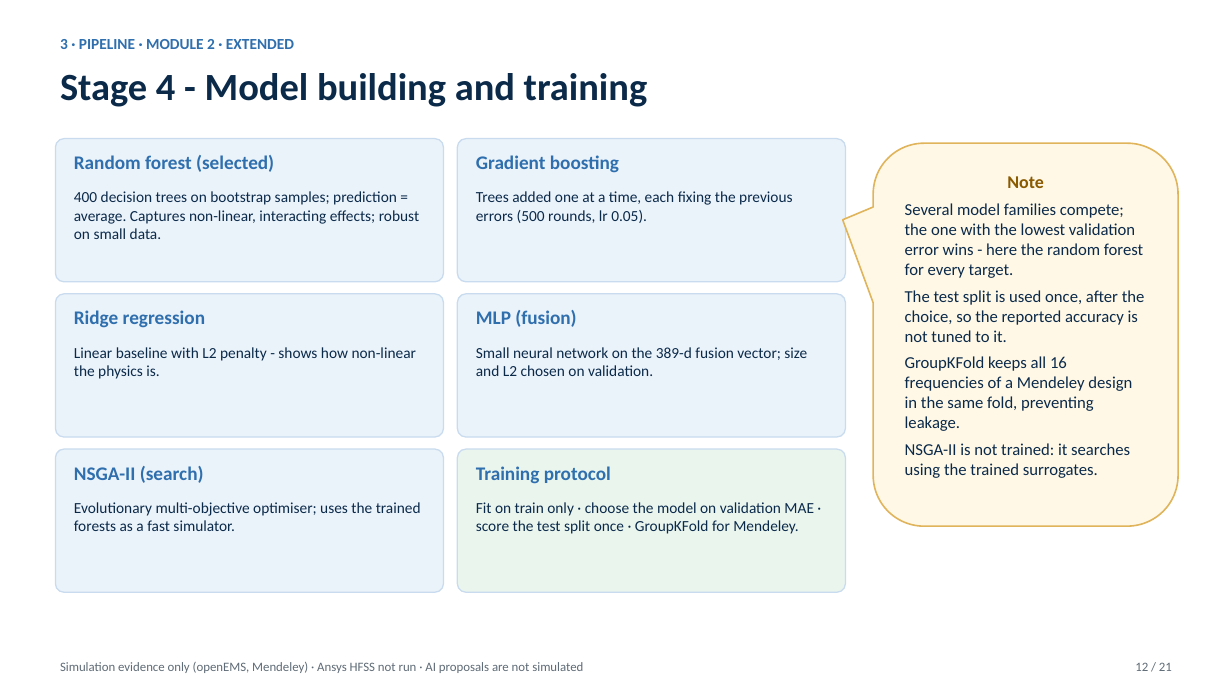
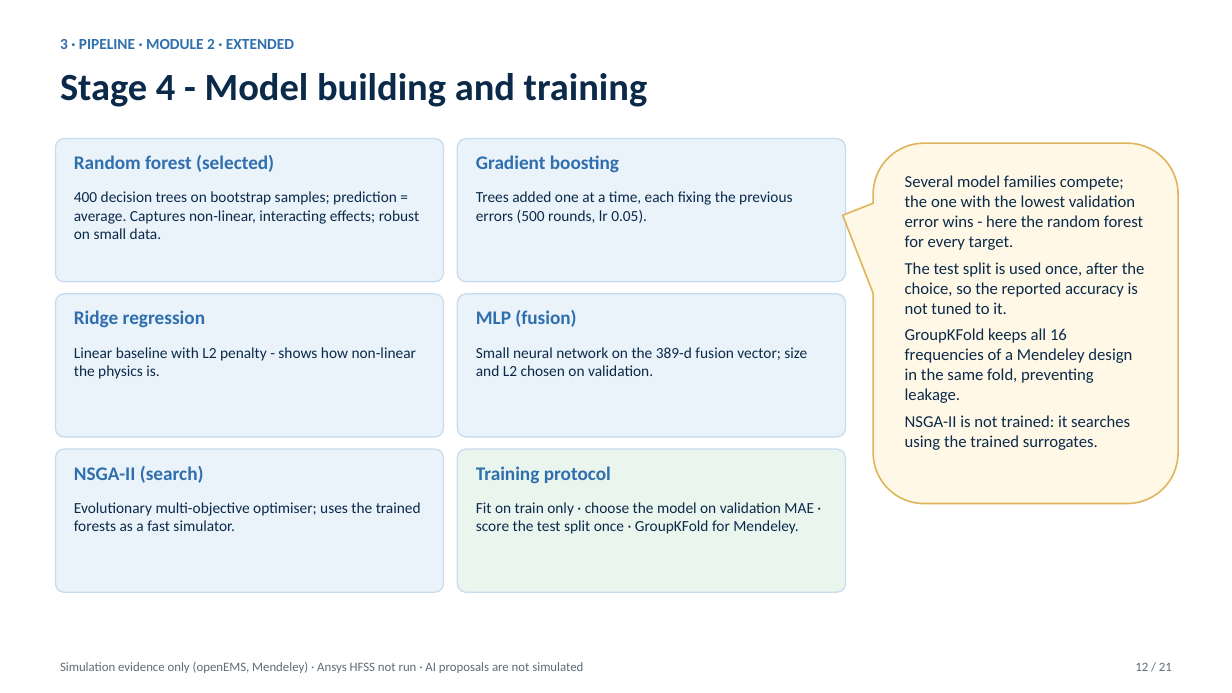
Before and after one commit to rathiabeth-sudo/902---Module-2, a slide deck: slide 12 of presentations/module2_extended_presentation.pptx. Drawn at 1232x693 pixels with LibreOffice and Linux fonts; fonts in the diff are those of the drawing. Boxes give left, top, right and bottom in pixels: in the first picture for what was removed or moved away, otherwise in the second. Text is boxed around its words. In the diff, an @@ line names an element or a change of style, - is before the commit and + after.

```diff
--- a/presentations/module2_extended_presentation.pptx
+++ b/presentations/module2_extended_presentation.pptx
@@ rounded speech box "Several model families compete; the ...": place and size @@
-rounded speech box "Several model families compete; the ..." at [873, 143, 1178, 526]
+rounded speech box "Several model families compete; the ..." at [873, 143, 1178, 504]
@@ text in rounded speech box at [905, 175, 1143, 250]: less space between paragraphs @@
@@ text in rounded speech box at [1007, 176, 1044, 188]: paragraph removed @@
-Note
```
Also in this commit, not shown: 20 other slides changed, 1 other file.
